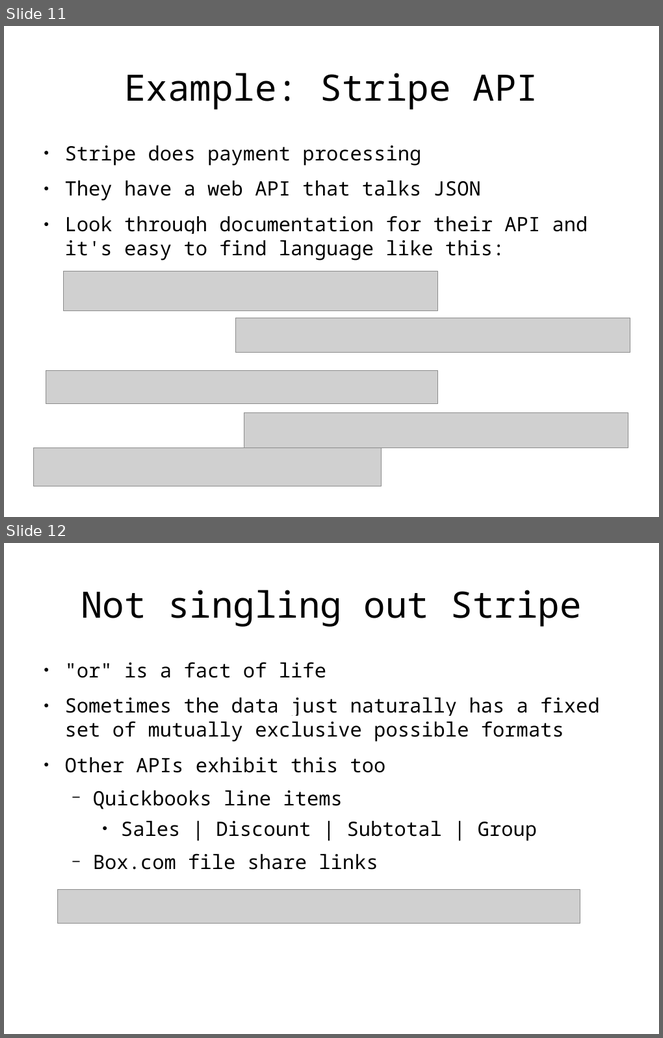
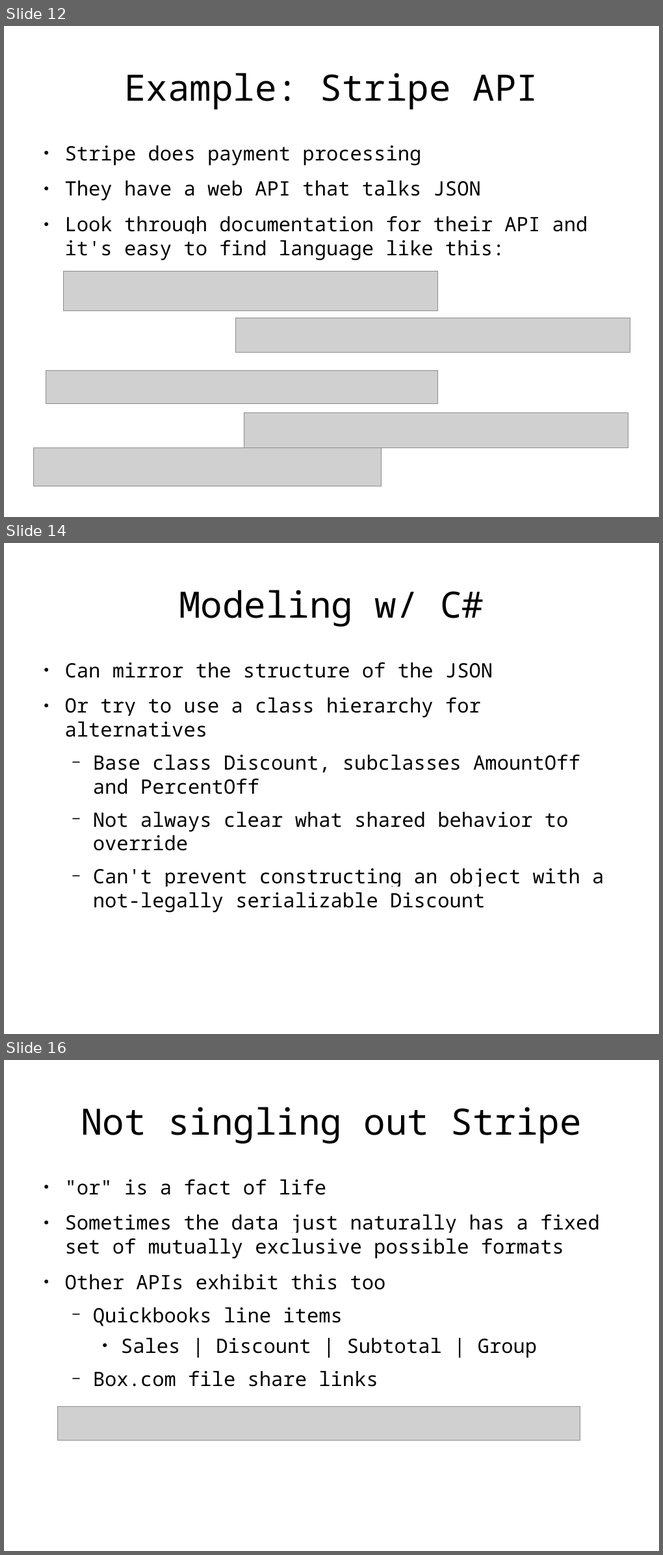
Before and after one commit to rspeele/FSharpTalk, a slide deck: fstalk.odp. Shown one above the other, each under a label of ours: slides 11 and 12 before the commit, slides 12, 14 and 16 after it; the slides between them are not shown. The pictures are 663x1038 and 663x1555 pixels, drawn with LibreOffice and Linux fonts; fonts in the diff are those of the drawing; grey boxes stand for pictures. Boxes give left, top, right and bottom in pixels: in the first picture for what was removed or moved away, otherwise in the second. Text is boxed around its words. In the diff, an @@ line names an element or a change of style, - is before the commit and + after.

```diff
--- a/fstalk.odp
+++ b/fstalk.odp
@@ slide 14 added at box(4, 543, 659, 1034), background #FFFFFF @@
@@ title added at box(179, 590, 484, 627), 44 pt, text #000000 @@
+Modeling w/ C#
@@ text added at box(65, 662, 604, 913), 24 pt, text #000000 @@
+● Can mirror the structure of the JSON
+● Or try to use a class hierarchy for alternatives
+  − Base class Discount, subclasses AmountOff and PercentOff
+  − Not always clear what shared behavior to override
+  − Can't prevent constructing an object with a not-legally serializable Discount
@@ what was slide 11 is now slide 12 @@
@@ what was slide 12 is now slide 16 @@
```
Also in this commit, not shown: 1 slide changed, 6 other slides added, 2 slides removed, 12 other files.
